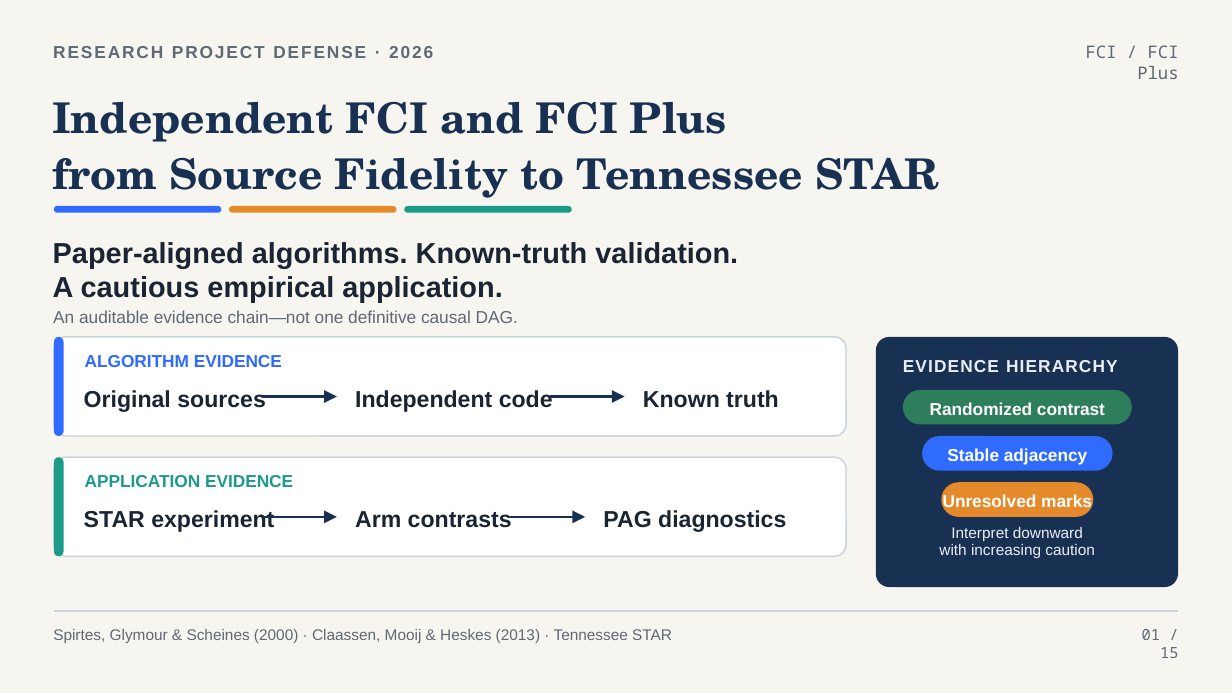
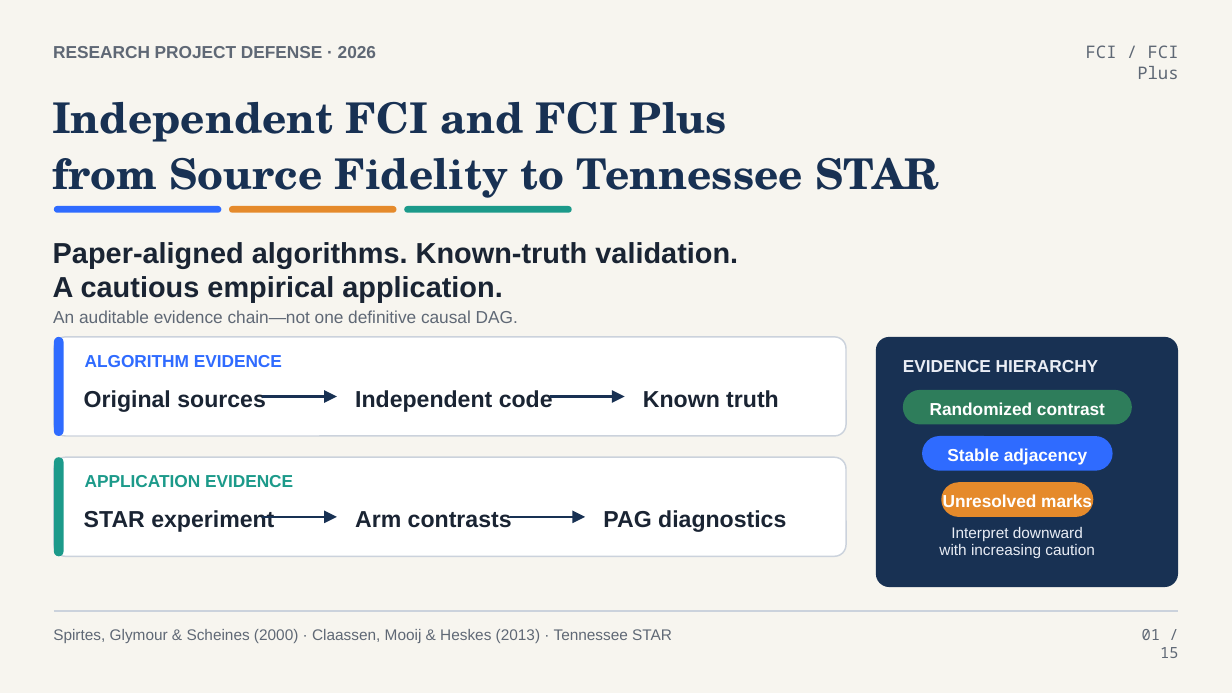
Before and after one commit to ada-yq225/FCI, a slide deck: slide 1 of output/ppt/fci_plus_star_advisor_presentation.pptx. Drawn at 1232x693 pixels with LibreOffice and Linux fonts; fonts in the diff are those of the drawing. Boxes give left, top, right and bottom in pixels: in the first picture for what was removed or moved away, otherwise in the second. Text is boxed around its words. In the diff, an @@ line names an element or a change of style, - is before the commit and + after.

```diff
--- a/output/ppt/fci_plus_star_advisor_presentation.pptx
+++ b/output/ppt/fci_plus_star_advisor_presentation.pptx
@@ text "RESEARCH PROJECT DEFENSE · 2026" at bbox=[53, 46, 376, 58]: letter spacing 1.5 to 0 pt @@
@@ text "EVIDENCE HIERARCHY" at bbox=[903, 360, 1099, 372]: letter spacing 0.9 to 0 pt @@
```
Also in this commit, not shown: 2 other slides changed, 53 other files.
